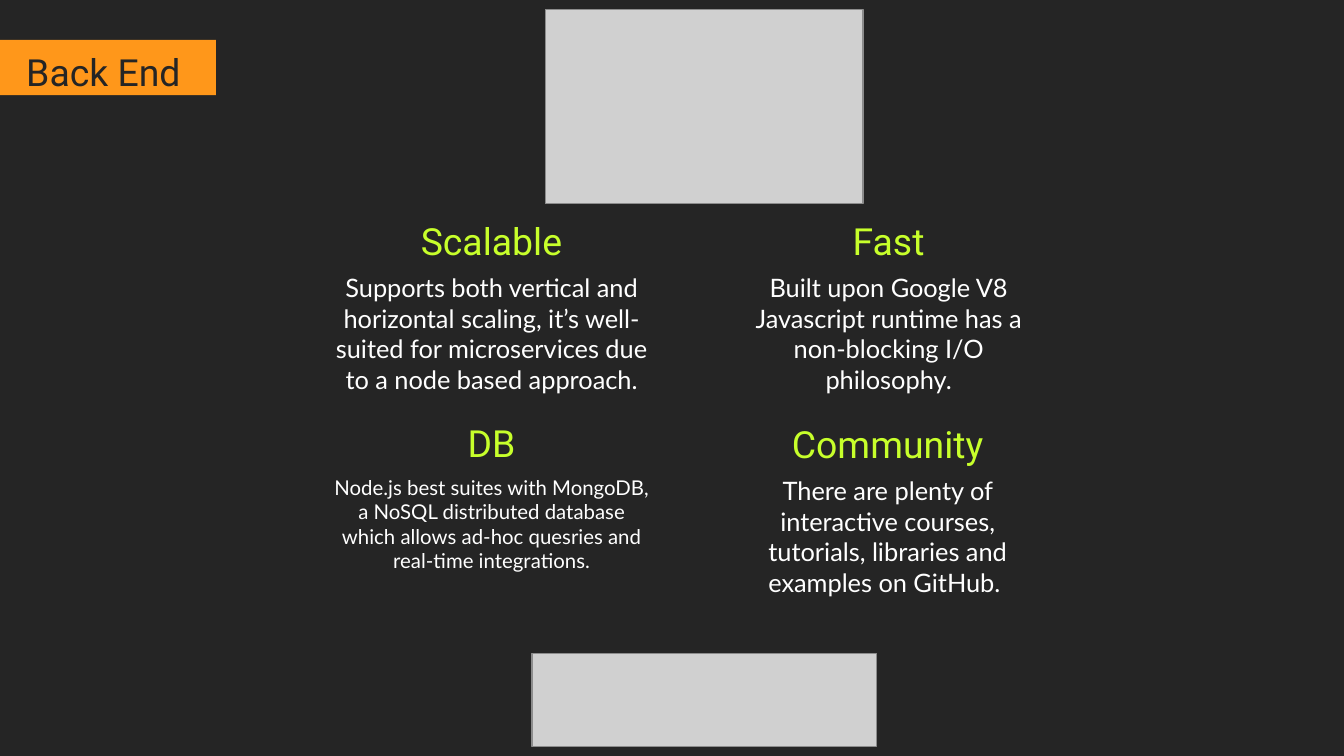
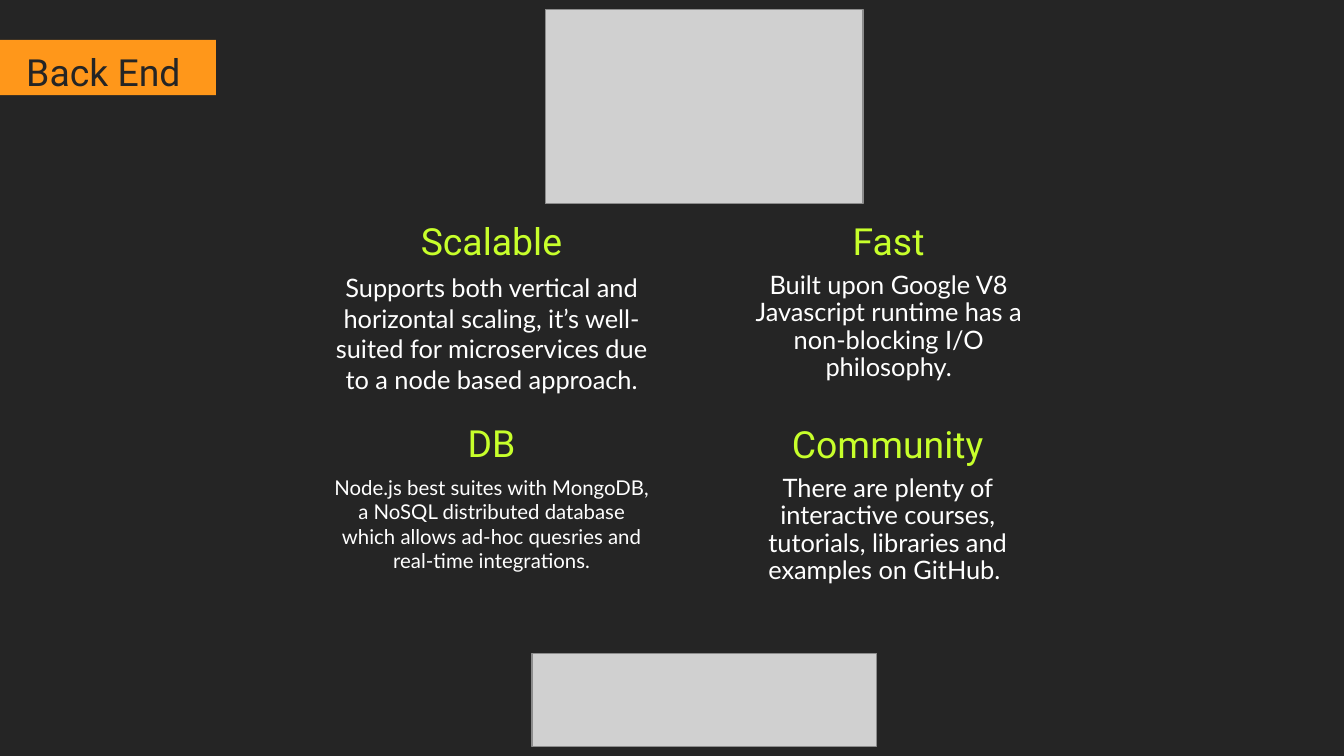
Before and after one commit to Covid19-visualization/Documentation, a slide deck: slide 11 of powerpoint/presentation.pptx. Drawn at 1344x756 pixels with LibreOffice and Linux fonts; fonts in the diff are those of the drawing; grey boxes stand for pictures. Boxes give left, top, right and bottom in pixels: in the first picture for what was removed or moved away, otherwise in the second. Text is boxed around its words. In the diff, an @@ line names an element or a change of style, - is before the commit and + after.

Commit message:
work in ppt

```diff
--- a/powerpoint/presentation.pptx
+++ b/powerpoint/presentation.pptx
@@ text "Built upon Google V8 Javascript ..." at (x1=756, y1=275, x2=1022, y2=381): line spacing 1 to 0.9 @@
@@ text "There are plenty of interactive ..." at (x1=768, y1=478, x2=1007, y2=583): line spacing 1 to 0.9 @@
```
Also in this commit, not shown: 1 other slide changed, 8 slides added.
